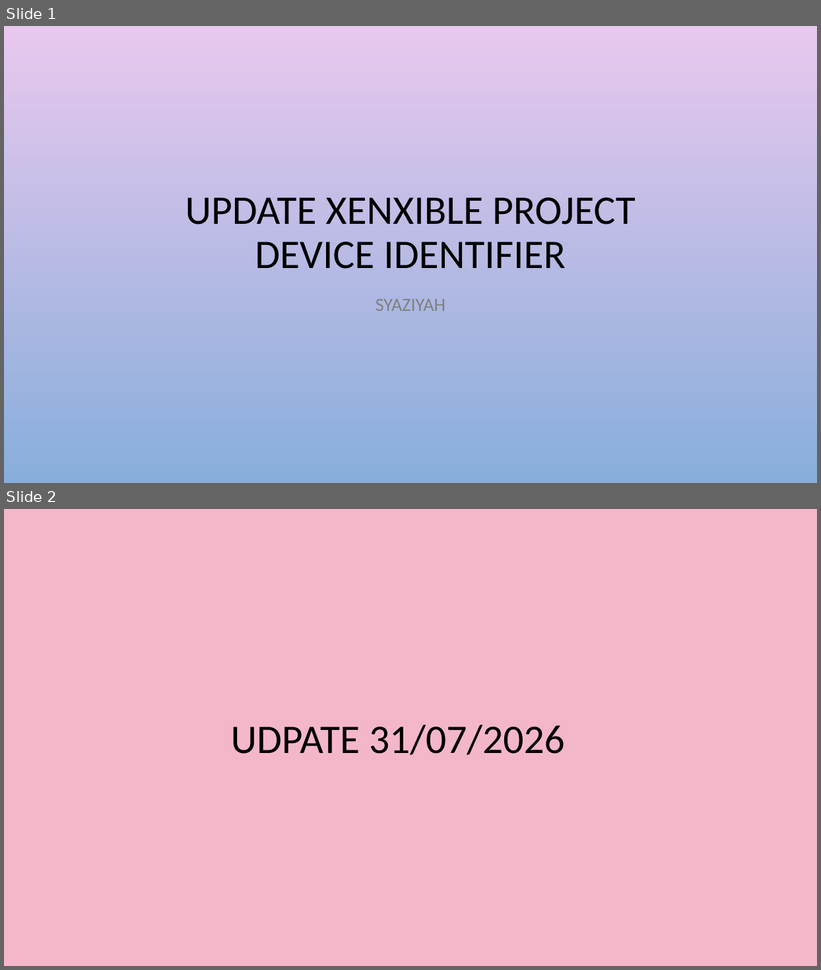
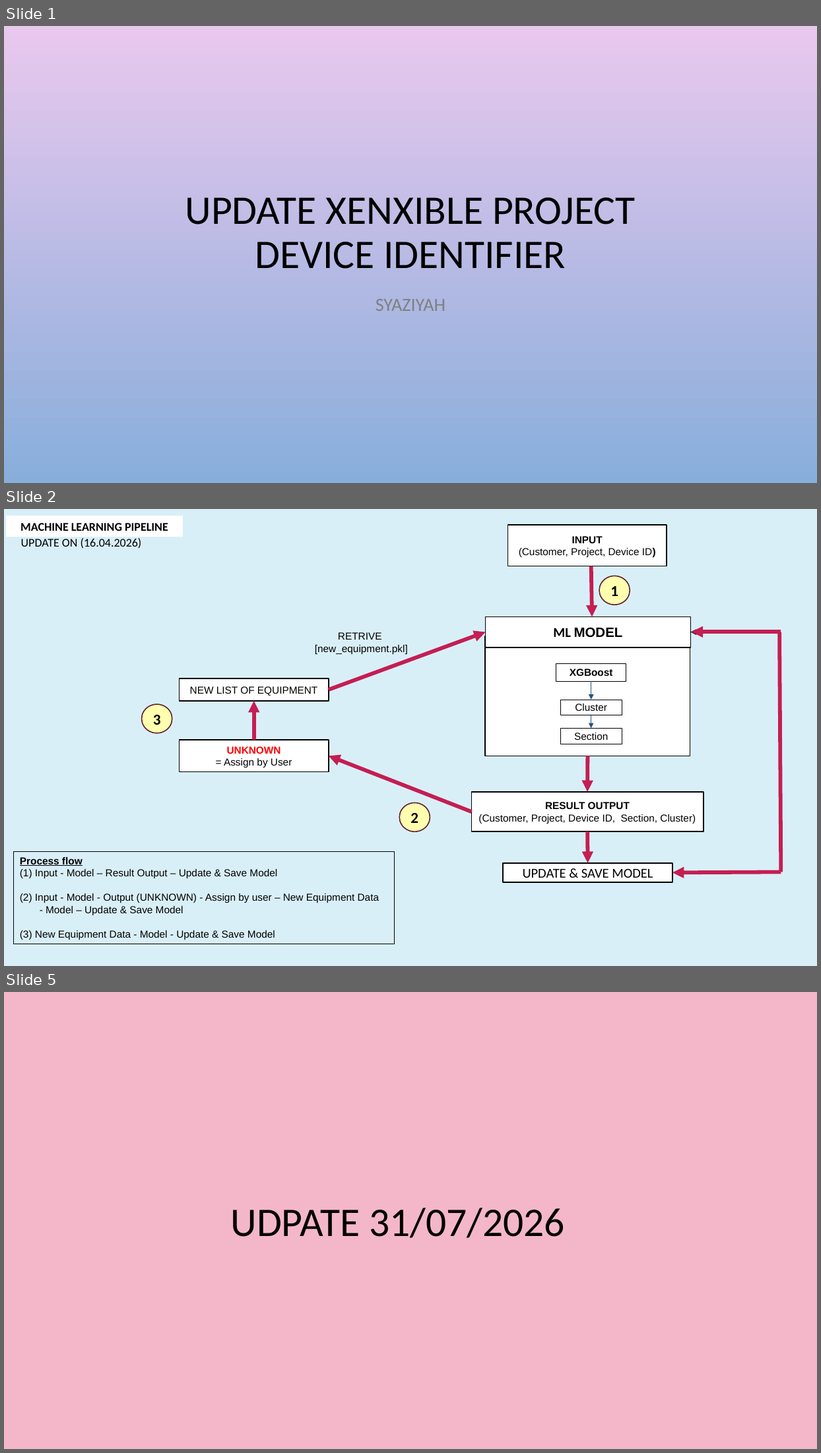
Before and after one commit to Syaziyah30/DeviceCluster, a slide deck: 1.training_model/supplementary/Device Identifier 20260717.pptx. Shown one above the other, each under a label of ours: slides 1 and 2 before the commit, slides 1, 2 and 5 after it; the slides between them are not shown. The pictures are 821x970 and 821x1453 pixels, drawn with LibreOffice and Linux fonts; fonts in the diff are those of the drawing; background and template pictures are left out. Boxes give left, top, right and bottom in pixels: in the first picture for what was removed or moved away, otherwise in the second. Text is boxed around its words. In the diff, an @@ line names an element or a change of style, - is before the commit and + after.

```diff
--- a/1.training_model/supplementary/Device Identifier 20260717.pptx
+++ b/1.training_model/supplementary/Device Identifier 20260717.pptx
@@ slide 2 added at [4, 509, 817, 966], background #D9EFF7 @@
@@ rectangle added at [7, 516, 184, 537], fill #FFFFFF, 14 pt, text #000000, bold @@
+MACHINE LEARNING PIPELINE
@@ rectangle added at [508, 525, 667, 566], fill #FFFFFF, outline #000000 1.25 pt, 12 pt, text #000000 @@
+INPUT
+(Customer, Project, Device ID)
@@ text added at [21, 538, 142, 549], 14 pt, text #000000 @@
+UPDATE ON (16.04.2026)
@@ arrow added from (591, 566) to (592, 617), #C41E52 4.5 pt @@
@@ ellipse added at [599, 576, 630, 605], fill #FFFFAF, outline #632135 1.25 pt, 18 pt, text #000000, bold @@
+1
@@ rectangle added at [486, 617, 691, 648], fill #FFFFFF, outline #000000 1.25 pt, 16 pt, text #000000, bold @@
+ML MODEL
@@ text added at [315, 632, 408, 654], 12 pt, text #000000 @@
+RETRIVE
+[new_equipment.pkl]
@@ arrow added from (329, 690) to (486, 632), #C41E52 4.5 pt @@
@@ rectangle added at [485, 636, 690, 756], fill #FFFFFF, outline #000000 1 pt @@
@@ arrow added from (781, 632) to (691, 632), #000000 2.25 pt @@
@@ arrow added from (781, 632) to (692, 632), #C41E52 4.5 pt @@
@@ line added from (780, 632) to (781, 873), #C41E52 4.5 pt @@
@@ rectangle added at [556, 663, 627, 681], fill #FFFFFF, outline #000000 0.5 pt, 12 pt, text #000000, bold @@
+XGBoost
@@ rectangle added at [179, 679, 329, 701], fill #FFFFFF, outline #000000 1.25 pt, 12 pt, text #000000 @@
+NEW LIST OF EQUIPMENT
@@ arrow added from (591, 681) to (591, 700), #27537E 0.75 pt @@
@@ ellipse added at [142, 704, 172, 733], fill #FFFFAF, outline #632135 1.25 pt, 18 pt, text #000000, bold @@
+3
@@ arrow added from (254, 740) to (254, 701), #C41E52 4.5 pt @@
@@ rectangle added at [561, 700, 622, 716], fill #FFFFFF, outline #000000 0.5 pt, 12 pt, text #000000 @@
+Cluster
@@ arrow added from (591, 716) to (591, 729), #27537E 0.75 pt @@
@@ rectangle added at [179, 740, 329, 772], fill #FFFFFF, outline #000000 1.25 pt, 12 pt, text #000000 @@
+UNKNOWN
+= Assign by User
@@ rectangle added at [561, 729, 622, 745], fill #FFFFFF, outline #000000 0.5 pt, 12 pt, text #000000 @@
+Section
@@ arrow added from (472, 812) to (329, 756), #C41E52 4.5 pt @@
@@ arrow added from (587, 756) to (587, 792), #C41E52 4.5 pt @@
@@ ellipse added at [400, 803, 430, 832], fill #FFFFAF, outline #632135 1.25 pt, 18 pt, text #000000, bold @@
+2
@@ rectangle added at [472, 792, 704, 832], fill #FFFFFF, outline #000000 1.25 pt, 12 pt, text #000000 @@
+RESULT OUTPUT
+(Customer, Project, Device ID, Section, Cluster)
@@ arrow added from (587, 832) to (587, 863), #C41E52 4.5 pt @@
@@ rectangle added at [14, 852, 395, 944], outline #000000 0.75 pt, 12 pt, text #000000 @@
+Process flow
+(1) Input - Model – Result Output – Update & Save Model
+(2) Input - Model - Output (UNKNOWN) - Assign by user – New Equipment Data
+- Model – Update & Save Model
+(3) New Equipment Data - Model - Update & Save Model
@@ rectangle added at [503, 863, 673, 883], fill #FFFFFF, outline #000000 1.25 pt, 16 pt, text #000000 @@
+UPDATE & SAVE MODEL
@@ arrow added from (781, 873) to (673, 873), #C41E52 4.5 pt @@
@@ what was slide 2 is now slide 5 @@
```
Also in this commit, not shown: 2 other slides added, 2 other files.
